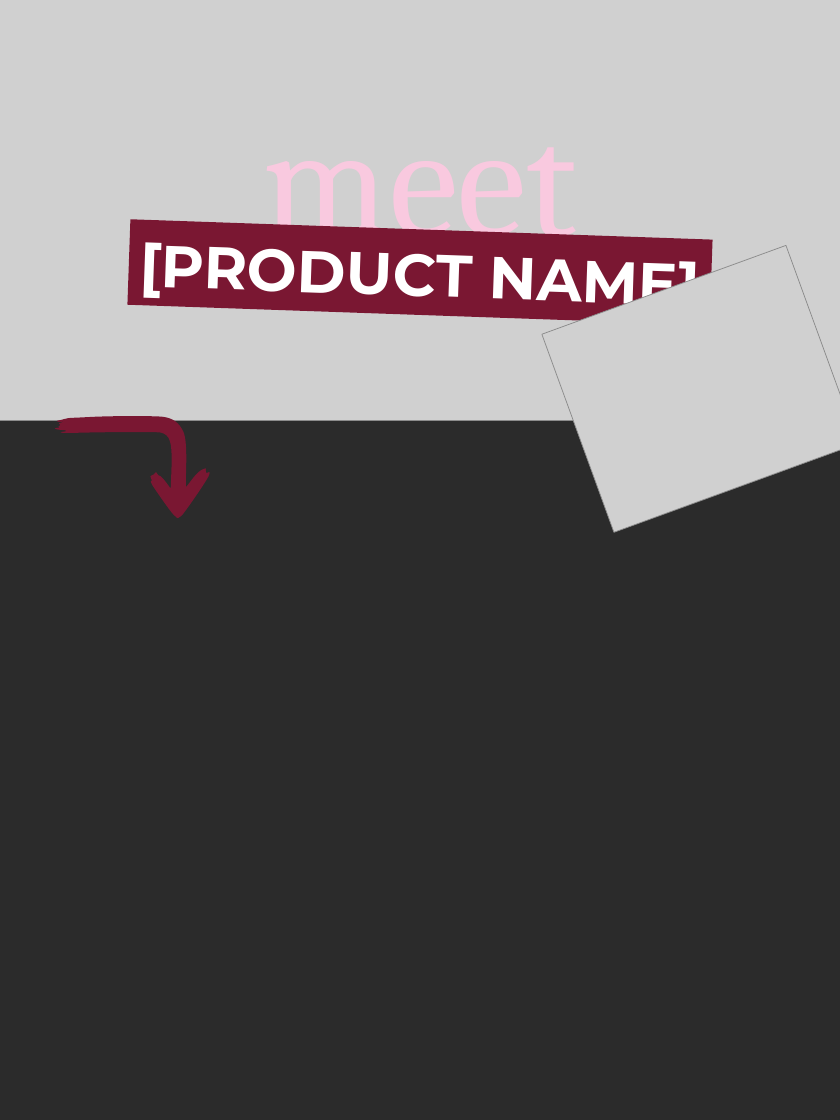
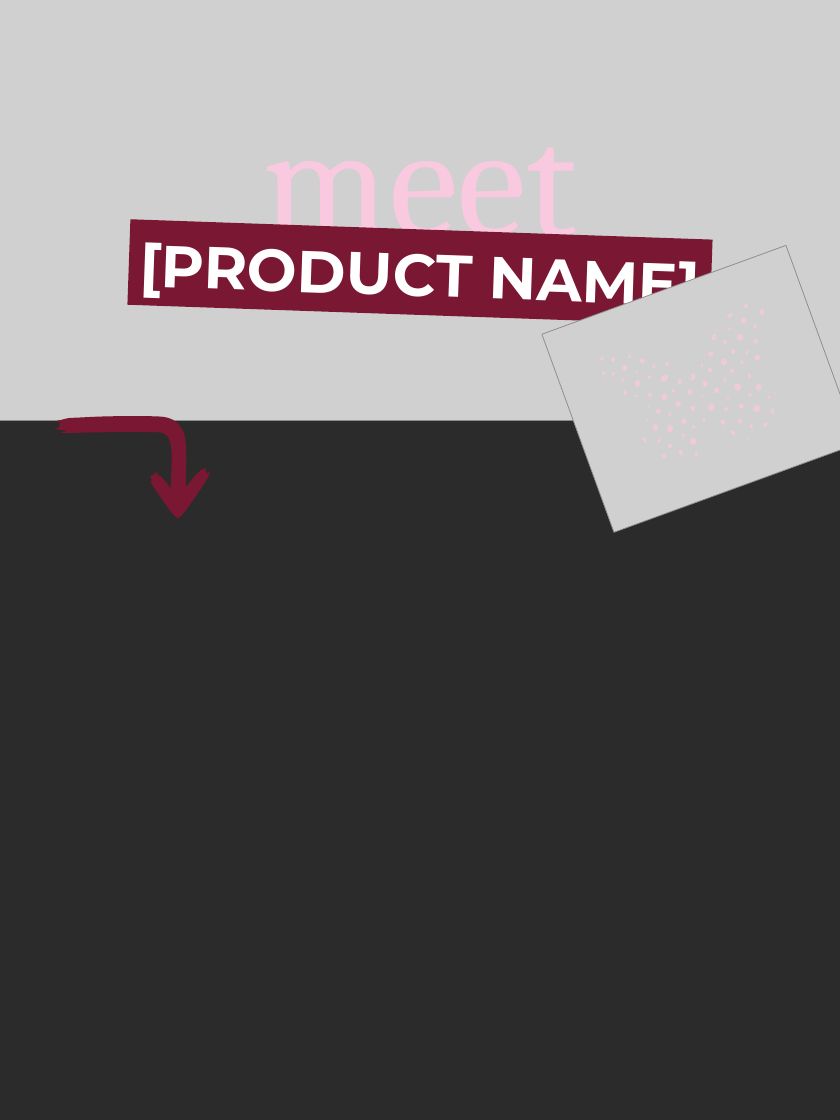
Before and after one commit to ScrollySocial/scrolly-engine, a slide deck: slide 4 of automation/reel-template-pack/09-who-its-for/carousel/Template 09 - Who its for - Carousel.pptx. Drawn at 840x1120 pixels with LibreOffice and Linux fonts; fonts in the diff are those of the drawing; grey boxes stand for pictures; background and template pictures are left out; a plain dark background stands for a picture behind light text. Boxes give left, top, right and bottom in pixels: in the first picture for what was removed or moved away, otherwise in the second. Text is boxed around its words. In the diff, an @@ line names an element or a change of style, - is before the commit and + after.

```diff
--- a/automation/reel-template-pack/09-who-its-for/carousel/Template 09 - Who its for - Carousel.pptx
+++ b/automation/reel-template-pack/09-who-its-for/carousel/Template 09 - Who its for - Carousel.pptx
@@ freeform shape added at (x1=542, y1=246, x2=840, y2=532), fill #F9C9DF at 75% opacity @@
```
Also in this commit, not shown: 7 other slides changed, 23 other files.
